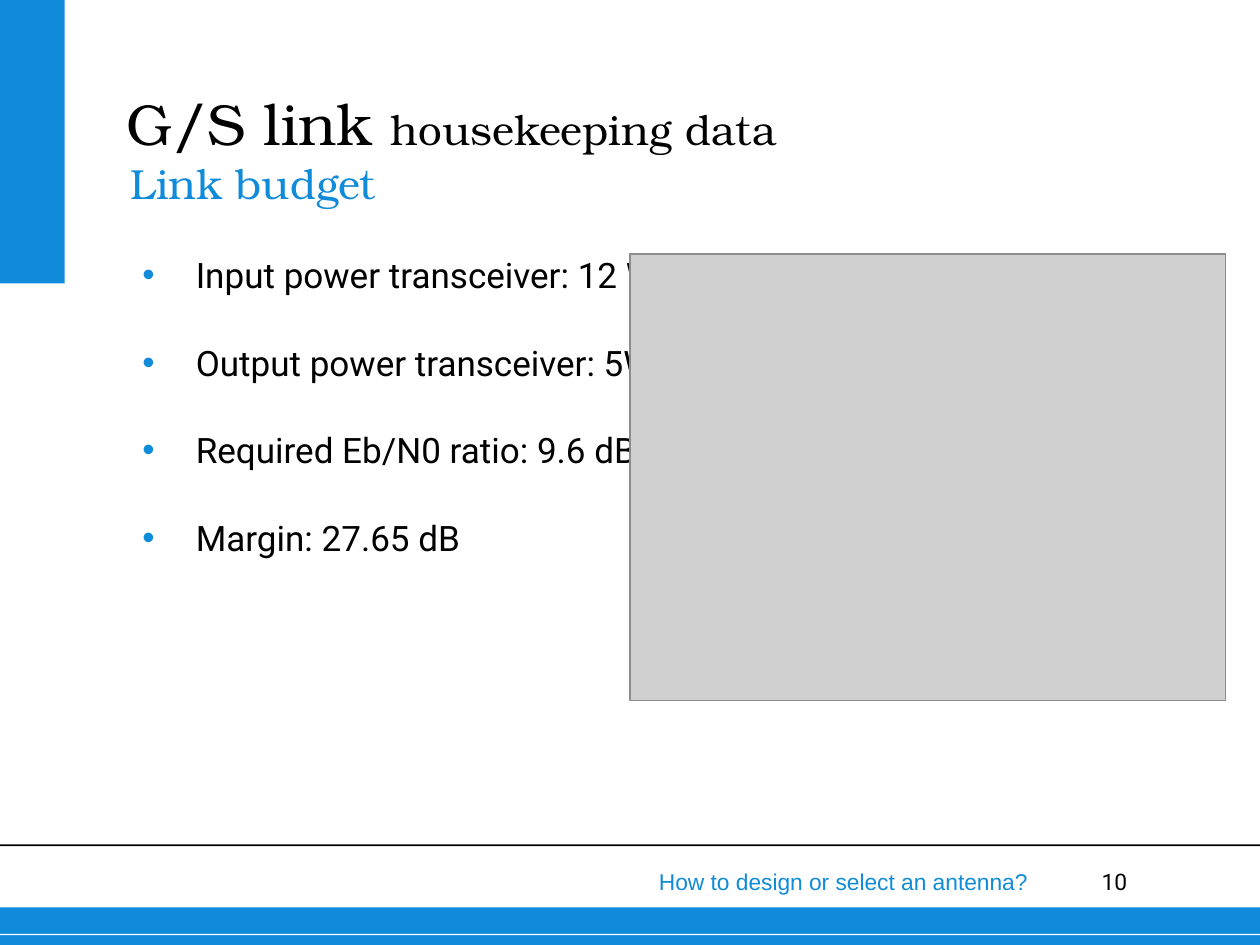
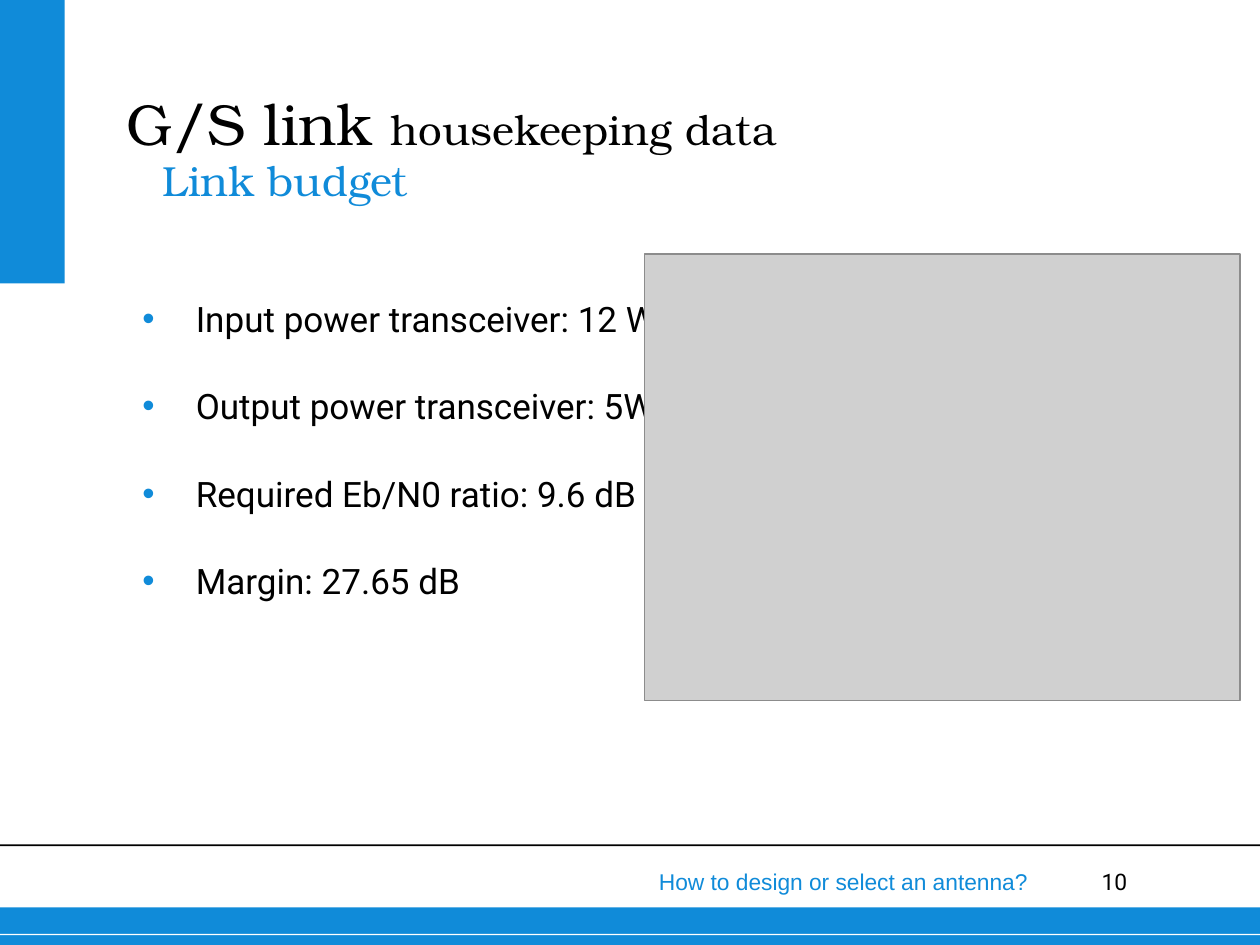
Before and after one commit to thewisenerd/laser-swarm, a slide deck: slide 10 of finalPresentation/subsections/comms_voor_simon.ppt. Drawn at 1260x945 pixels with LibreOffice and Linux fonts; fonts in the diff are those of the drawing; grey boxes stand for pictures; background and template pictures are left out. Boxes give left, top, right and bottom in pixels: in the first picture for what was removed or moved away, otherwise in the second. Text is boxed around its words. In the diff, an @@ line names an element or a change of style, - is before the commit and + after.

```diff
--- a/finalPresentation/subsections/comms_voor_simon.ppt
+++ b/finalPresentation/subsections/comms_voor_simon.ppt
@@ text "Link budget": place and size @@
-text "Link budget" at [131, 169, 375, 209]
+text "Link budget" at [163, 166, 407, 206]
@@ text "Input power transceiver: 12 W": place and size @@
-text "Input power transceiver: 12 W" at [196, 256, 657, 559]
+text "Input power transceiver: 12 W" at [196, 300, 657, 602]
@@ picture: place and size @@
-picture at [630, 255, 1226, 701]
+picture at [645, 255, 1241, 701]
```
Also in this commit, not shown: 10 other slides changed, 1 other file.
